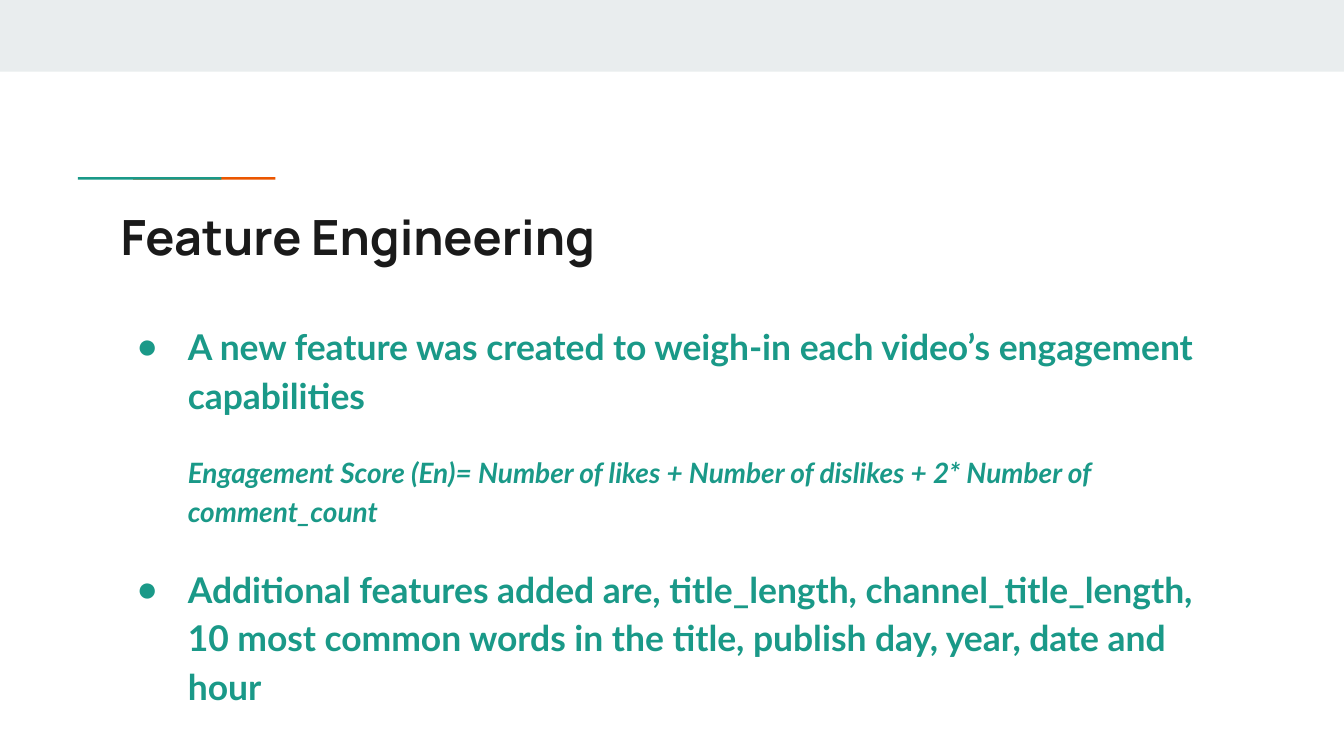
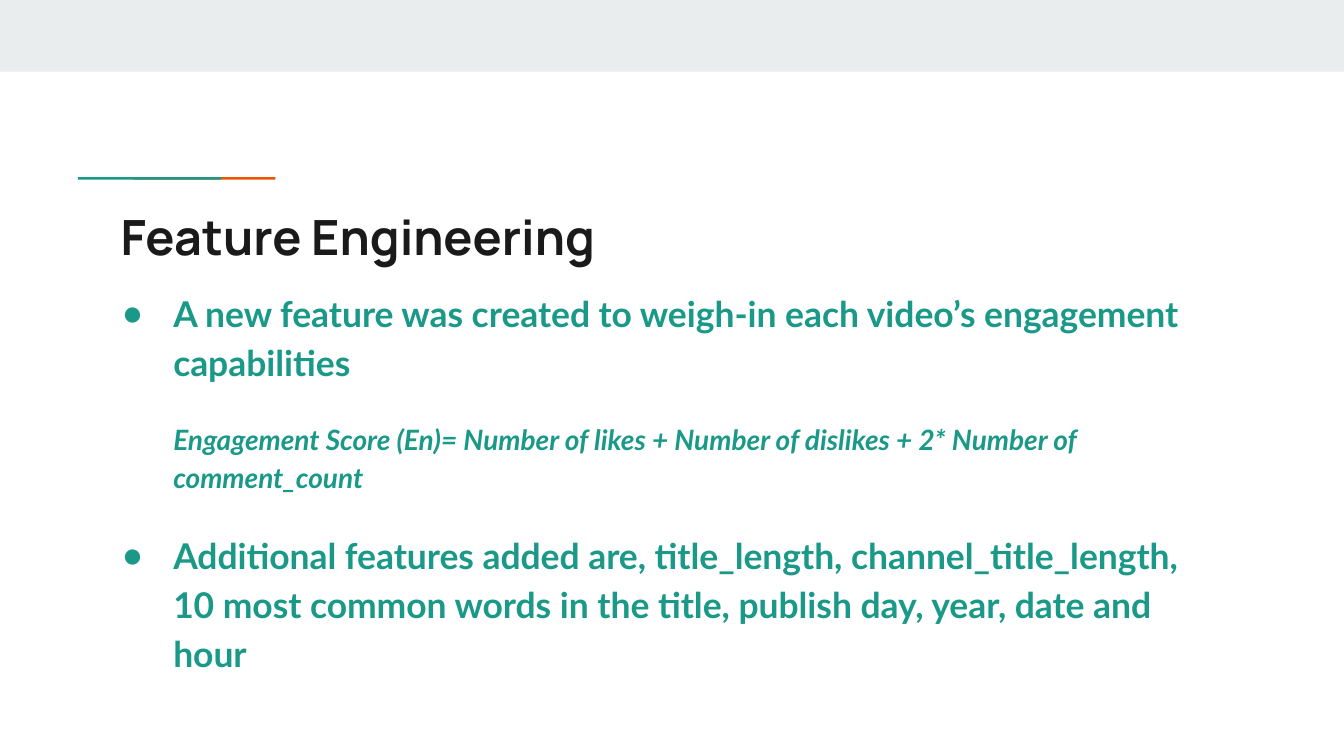
Before and after one commit to fariha23/YouTube_Data_Analysis_Video_Categories, a slide deck: slide 20 of Capstone1_Final_Report_Pres/Predicting Popularity of YouTube Videos - Presentation.pptx. Drawn at 1344x756 pixels with LibreOffice and Linux fonts; fonts in the diff are those of the drawing. Boxes give left, top, right and bottom in pixels: in the first picture for what was removed or moved away, otherwise in the second. Text is boxed around its words. In the diff, an @@ line names an element or a change of style, - is before the commit and + after.

```diff
--- a/Capstone1_Final_Report_Pres/Predicting Popularity of YouTube Videos - Presentation.pptx
+++ b/Capstone1_Final_Report_Pres/Predicting Popularity of YouTube Videos - Presentation.pptx
@@ text "A new feature was created ...": place and size @@
-text "A new feature was created ..." at (188,333,1193,657)
+text "A new feature was created ..." at (173,300,1178,624)
```
Also in this commit, not shown: 2 other slides changed, 2 slides added, 1 other file.
